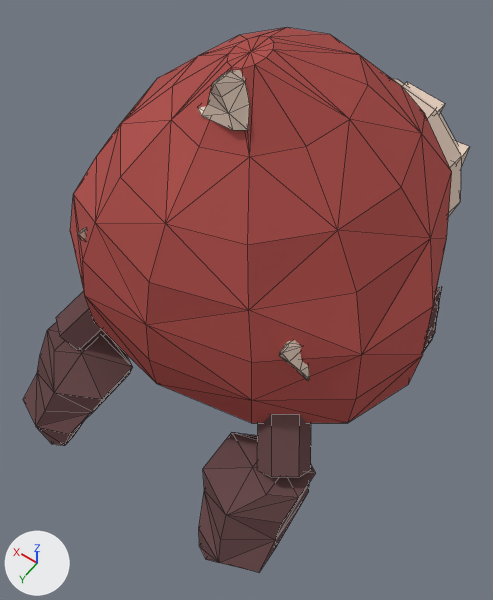
Renders of the Blender file art/enemies/swarmer/production/animated/swarmer.blend from each side of a commit.
One viewpoint serves both versions: a camera (50 mm lens) standing at (-0.37, 0.58, 1.015) and looking at (-0.015, 0.083, 0.234). Every picture has the same lights, and +X, +Y and +Z are marked at lower left. The first picture is the older version. Mesh edges are drawn as thin lines.

The older version as bpy lines, for what is in view:
```python
me_redshell = bpy.data.meshes.new('RedShell')
me_redshell.from_pydata(...)  # 549 vertices, 784 faces; spans x -0.272..0.286, y -0.399..0.368, z 0.0..0.612
me_redshell.materials.append(mat_enemy_facet_palette)
ob_swarmer___palette_mesh = bpy.data.objects.new('swarmer | palette mesh', me_redshell)
ob_swarmer___palette_mesh.location = (0.0, 0.0, 0.0)
```
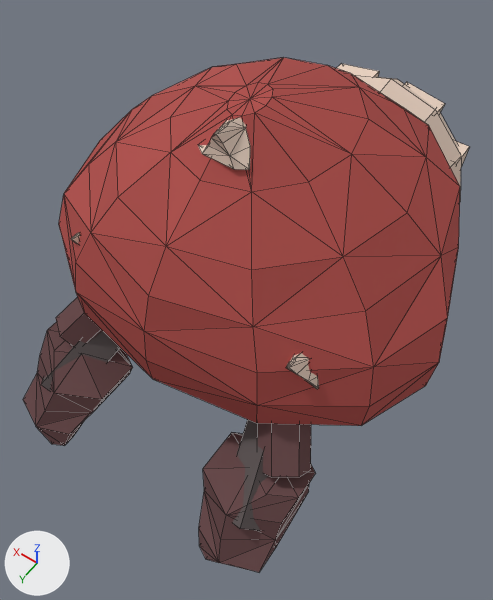
Pixel boxes (x1, y1, x2, y2) of what changed, in the pictures (493 x 600 px; the box of a moved part takes in the faces that stretch with it):
```json
{"object": "swarmer | palette mesh", "change": "reshaped", "before": [23, 28, 469, 572], "after": [23, 58, 469, 572]}
{"part": 1, "of": "me_redshell", "change": "moved or reshaped", "before": [70, 28, 452, 423], "after": [41, 58, 460, 531]}
```

Scene script edits in JSON lines:
```json
{"block": "me_redshell", "where": "# used by ob_swarmer___palette_mesh; location = (0.0, 0.0, 0.0)"}
{"op": "remove", "block": "me_redshell", "code": "me_redshell.from_pydata(...)  # 549 vertices, 784 faces; spans x -0.272..0.286, y -0.399..0.368, z 0.0..0.612"}
{"op": "add", "block": "me_redshell", "code": "me_redshell.from_pydata(...)  # 581 vertices, 800 faces; spans x -0.294..0.308, y -0.399..0.368, z 0.0..0.552"}
{"block": "me_redshell", "change": "me_redshell part 1"}
{"block": "me_redshell", "change": "5 vertices in x -0.182..-0.178, y 0.186..0.19, z 0.313 move by (-0.015, 0.003, -0.001)"}
{"block": "me_redshell", "change": "5 vertices in x 0.178..0.182, y 0.186..0.19, z 0.313 move by (0.014, 0.003, -0.001)"}
{"block": "me_redshell", "change": "4 vertices in x 0.039..0.051, y 0.104..0.111, z 0.091 move by (0.003, 0.001, 0.044)"}
{"block": "me_redshell", "change": "4 vertices in x -0.004..0.0, y 0.095..0.121, z 0.612 move by (-0.001, 0.002, -0.06)"}
{"block": "me_redshell", "change": "3 vertices in x -0.003..0.007, y 0.01..0.045, z 0.604 move by (0.0, 0.0, -0.058)"}
{"block": "me_redshell", "change": "3 vertices in x 0.024..0.027, y 0.027..0.062, z 0.604 move by (0.002, 0.0, -0.058)"}
{"block": "me_redshell", "change": "192 vertices move from x -0.272..0.286, y -0.258..0.265, z 0.091..0.612 to x -0.294..0.308, y -0.263..0.27, z 0.135..0.552"}
{"block": "me_redshell", "change": "32 vertices are added at x -0.231..0.232, y -0.159..0.333, z 0.046..0.239"}
{"block": "me_redshell", "change": "16 new faces join them"}
```
